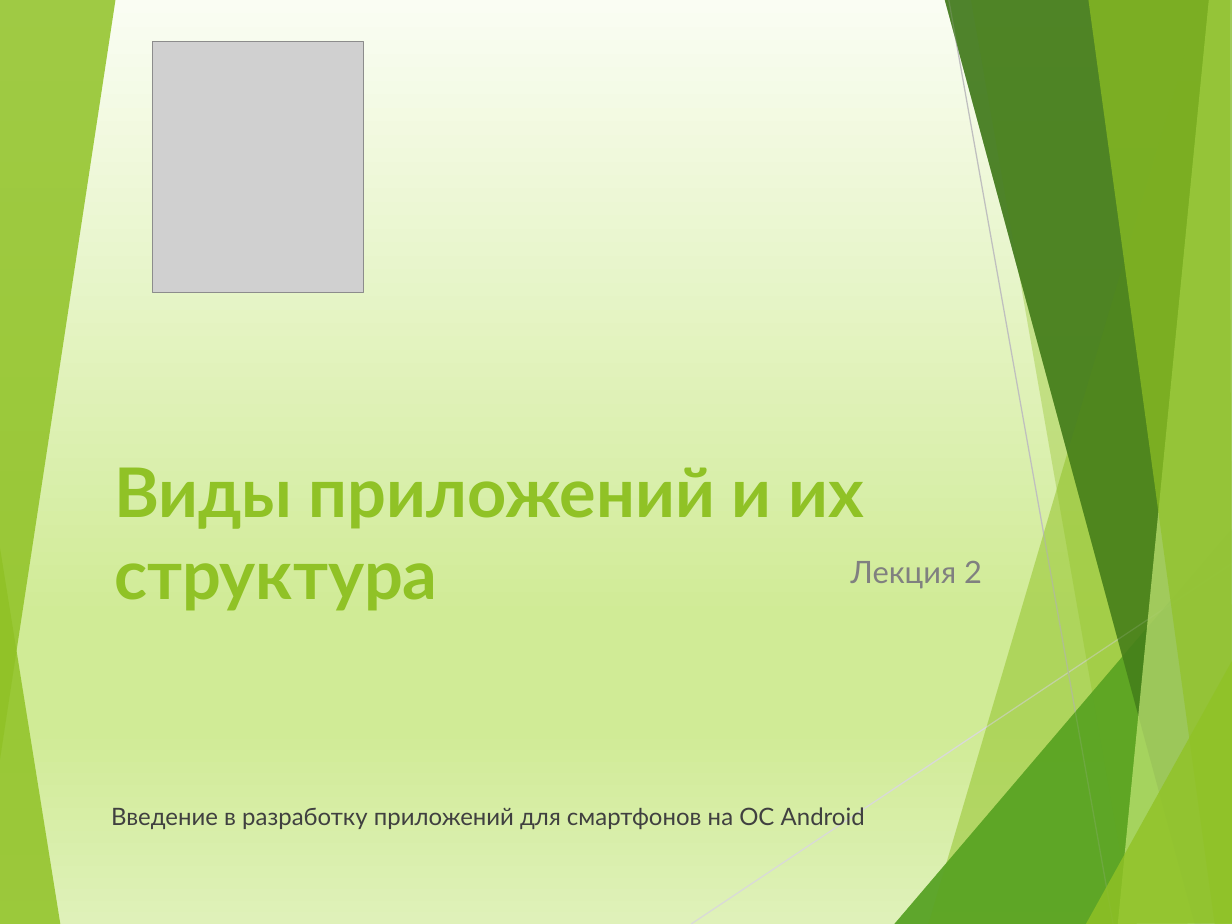
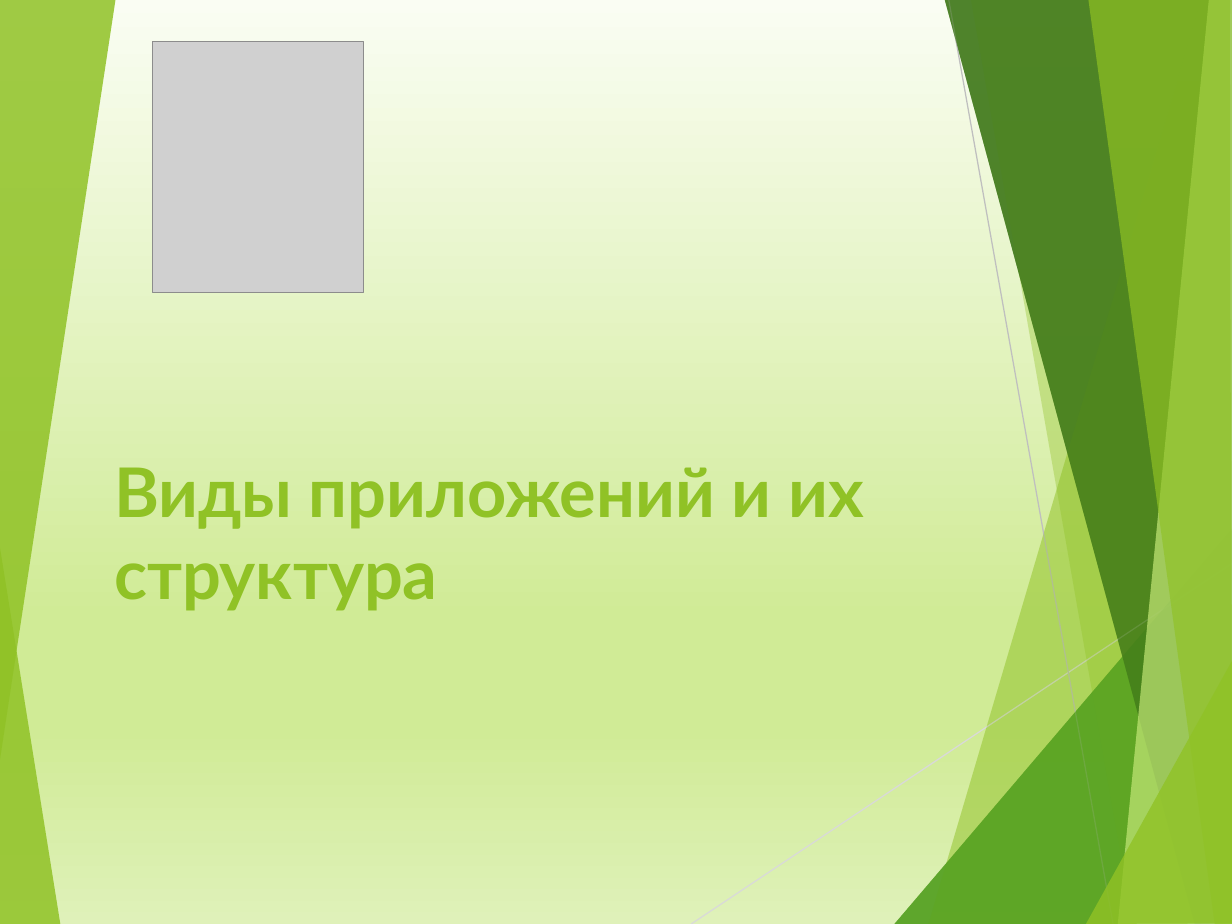
Before and after one commit to maxchv/Android, a slide deck: slide 1 of Week01/Lesson02/Android02.pptx. Drawn at 1232x924 pixels with LibreOffice and Linux fonts; fonts in the diff are those of the drawing; grey boxes stand for pictures. Boxes give left, top, right and bottom in pixels: in the first picture for what was removed or moved away, otherwise in the second. Text is boxed around its words. In the diff, an @@ line names an element or a change of style, - is before the commit and + after.

Commit message:
changes in presentation

```diff
--- a/Week01/Lesson02/Android02.pptx
+++ b/Week01/Lesson02/Android02.pptx
@@ subtitle removed at (851,561,982,588) @@
-Лекция 2
@@ text removed at (111,807,865,830) @@
-Введение в разработку приложений для смартфонов на ОС Android
```
Also in this commit, not shown: 5 other slides changed, 1 other file.
